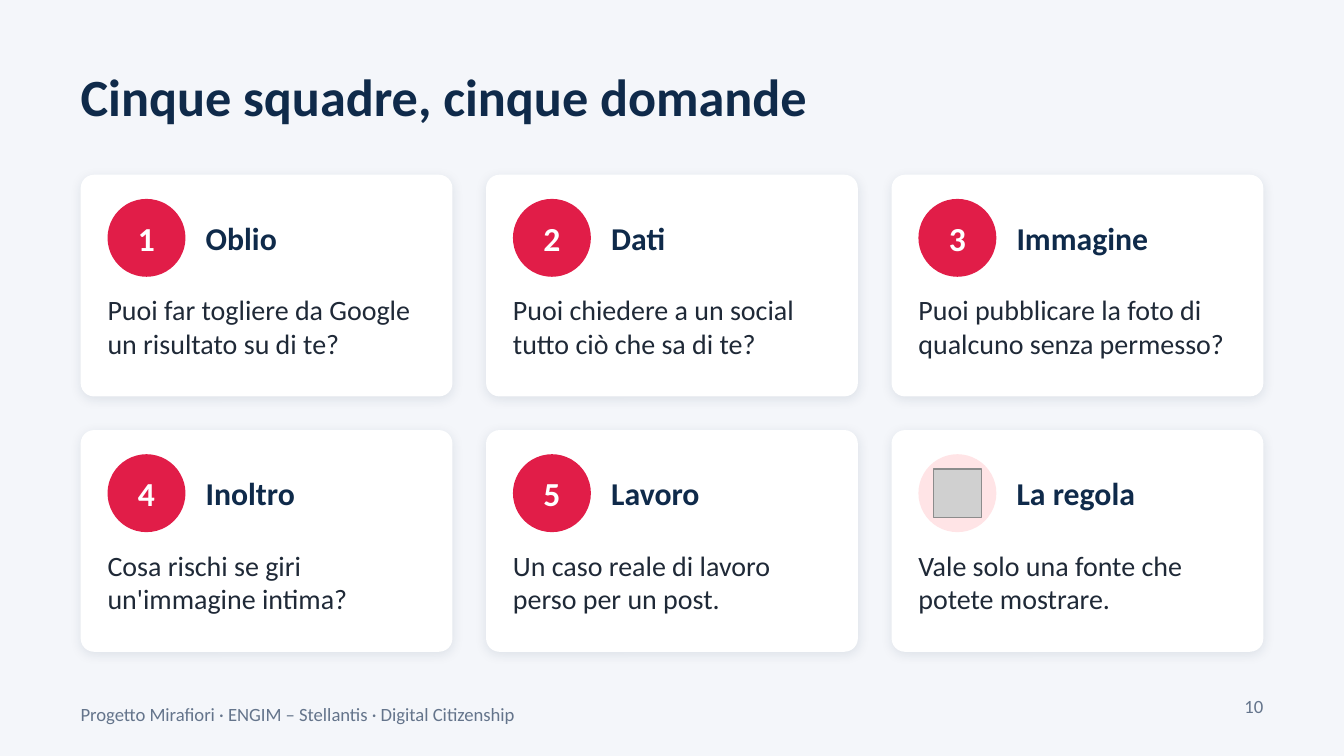
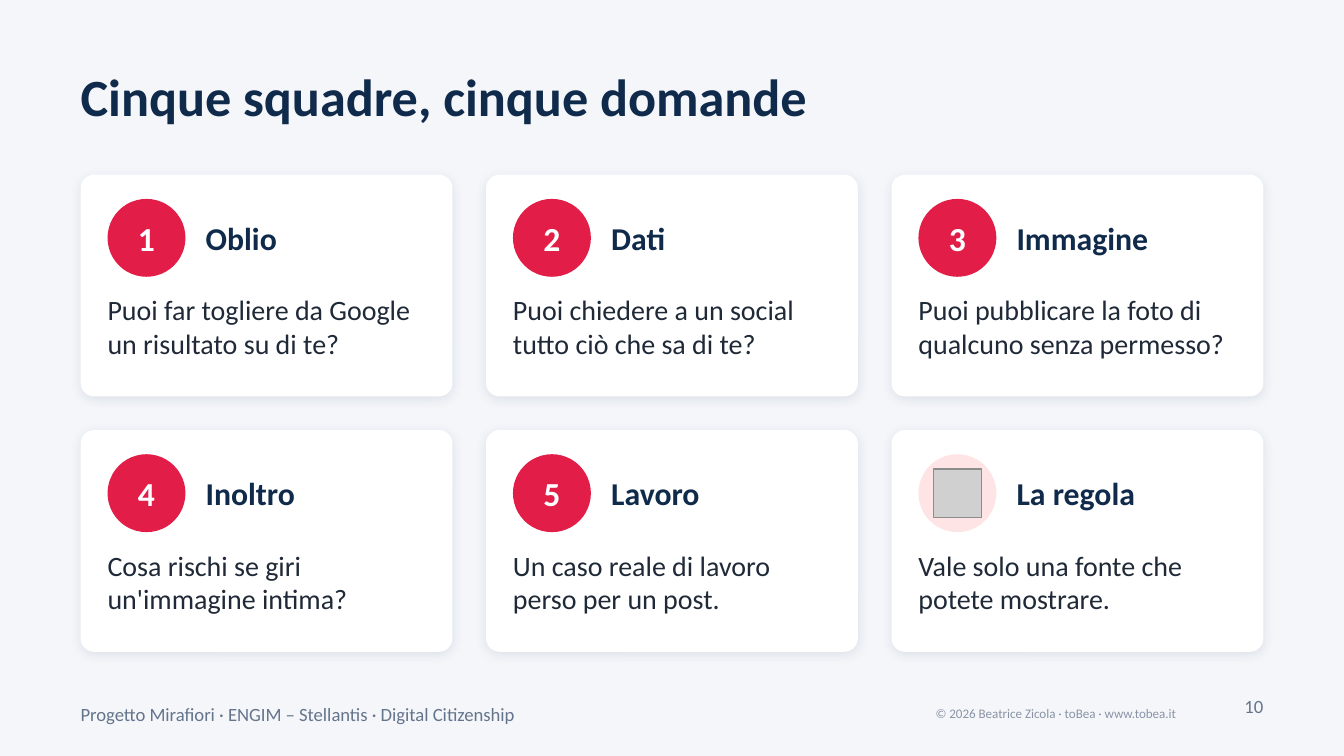
Before and after one commit to beatrizic/mirafiori-progetto-stellantis-engim, a slide deck: slide 10 of presentazioni/digital-citizenship.pptx. Drawn at 1344x756 pixels with LibreOffice and Linux fonts; fonts in the diff are those of the drawing; grey boxes stand for pictures. Boxes give left, top, right and bottom in pixels: in the first picture for what was removed or moved away, otherwise in the second. Text is boxed around its words. In the diff, an @@ line names an element or a change of style, - is before the commit and + after.

```diff
--- a/presentazioni/digital-citizenship.pptx
+++ b/presentazioni/digital-citizenship.pptx
@@ text added at [949, 709, 1176, 718], 7 pt, text #8A94A6 @@
+© 2026 Beatrice Zicola · toBea · www.tobea.it
```
Also in this commit, not shown: 15 other slides changed, 11 other files.
